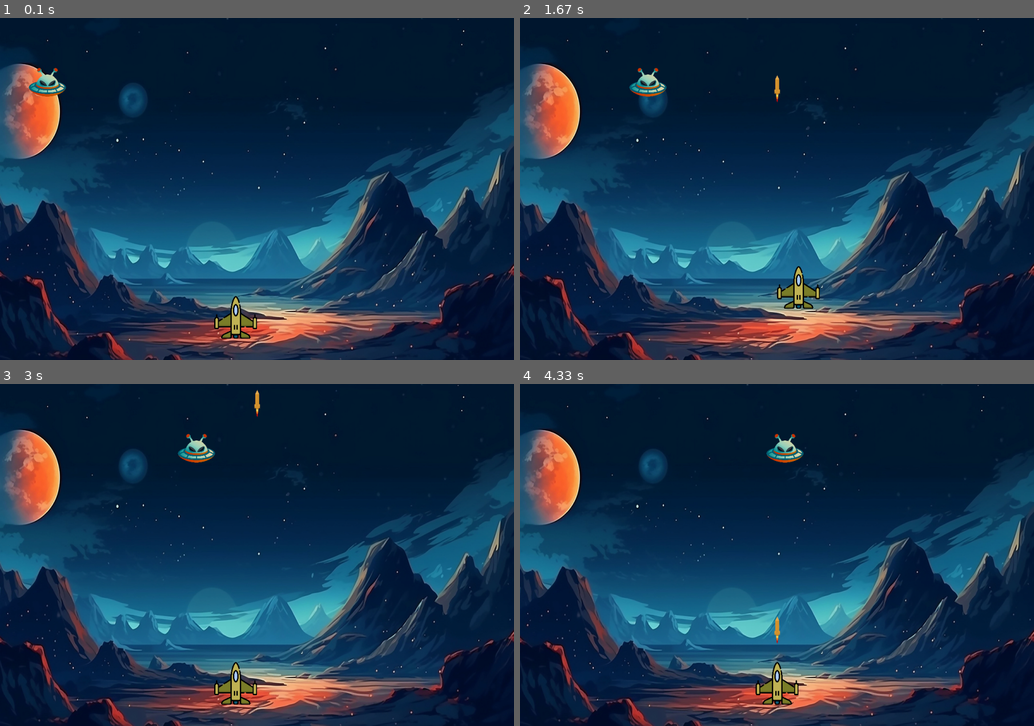
Above: before the commit, frames 1-4 (two rows, left to right).
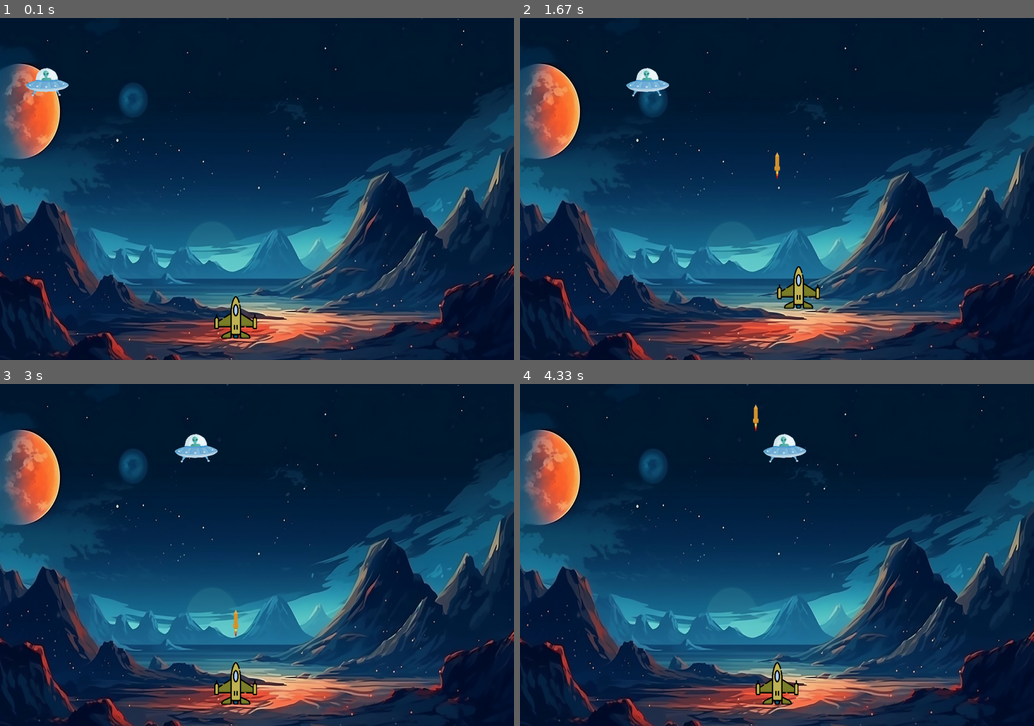
Above: after the commit, the same moments.

Repository: hasan-mehedii/Pygame_PlaneWar
Game: pygame game, started from first.py
Same seed, same stepped clock (60 frames per second), same inputs: the game is played once before the commit and once after it.
Inputs:
- Up to frame 1 (0.1 s): no input
- Up to frame 2 (1.67 s): hold Right 0.33-0.8 s; hold Up 0.83-1.13 s; tap Space at 0.9, 1.23, 1.53 s; hold Right 1.17-1.63 s
- Up to frame 3 (3 s): hold Left 1.67-2.2 s; tap Space at 1.73, 2.03, 2.3, 2.63, 2.93 s; hold Down 2.23-2.53 s; hold Left 2.57-2.97 s
- Up to frame 4 (4.33 s): hold Up 3-3.37 s; tap Space at 3.07, 3.47, 3.77, 4.13 s; hold Right 3.4-4.03 s; hold Down from 4.07 s (still down)

The runs differ from the first frame. In frame 1, 0.5% of the frame differs, in the area x 5-14%, y 14-23%; in frame 2, 0.6%; in frame 3, 0.6%; in frame 4, 0.6%, in the area x 45-56%, y 6-76%.

Commit message:
Update first.py
Added Collision detect between bullet and ufo

Diff:
--- a/first.py
+++ b/first.py
@@ -1,14 +1,18 @@
 import pygame
 import random
+import math
+
 pygame.init()
 
 win_wid = 1200
 win_ht = 800
+score = 0
+
 screen = pygame.display.set_mode((win_wid,win_ht))
+icon = pygame.image.load("spaceship.png")
+background = pygame.image.load("background.png")
 
 pygame.display.set_caption("GolaGoli in space")
-icon = pygame.image.load("jet.png")
-background = pygame.image.load("background.png")
 pygame.display.set_icon(icon)
 
 #ghost player
@@ -18,7 +22,7 @@
 playerY = 650 #if value increase, image will move down direction
 
 #monster enemy
-enemyImage = pygame.image.load("spaceship.png")
+enemyImage = pygame.image.load("ufo.png")
 enemyImage = pygame.transform.scale(enemyImage, (100, 100))
 enemyX = 40   #random.randint(0, win_wid)
 enemyY = 100  #random.randint(0, win_ht)
@@ -28,10 +32,10 @@
 bullet = pygame.transform.scale(bullet, (100,70))
 bullet_X = 0
 bullet_Y = playerY
-bullet_Ychange = 10
+bullet_Ychange = 6
 bullet_state = "ready"
 
-
+#functions
 def player(x, y):
     screen.blit(playerImage, (x, y))
 
@@ -42,6 +46,13 @@
     global bullet_state
     bullet_state = "fire"
     screen.blit(bullet, (x, y))
+
+def isCollition(enemyX, enemyY, bullet_X, bullet_Y):
+    distance = math.sqrt(math.pow(enemyX - bullet_X, 2) + math.pow(enemyY - bullet_Y, 2))
+    if distance < 35: #Taken 35 so that bullet can hit the whole body.
+        return True
+    else:
+        return False
 
 running = True
 while running:
@@ -93,9 +104,16 @@
         bullet_Y = playerY
         bullet_state = "ready"
 
+    collision = isCollition(enemyX, enemyY, bullet_X, bullet_Y)
+    if collision: #What will happen after collision
+        bullet_Y = playerY
+        bullet_state = "ready"
+        score += 1
+
     player(playerX, playerY)
     enemy(enemyX, enemyY)
 
     pygame.display.update()
 
+print(f"Your Score: {score}")
 print("Thanks for wasting time")
